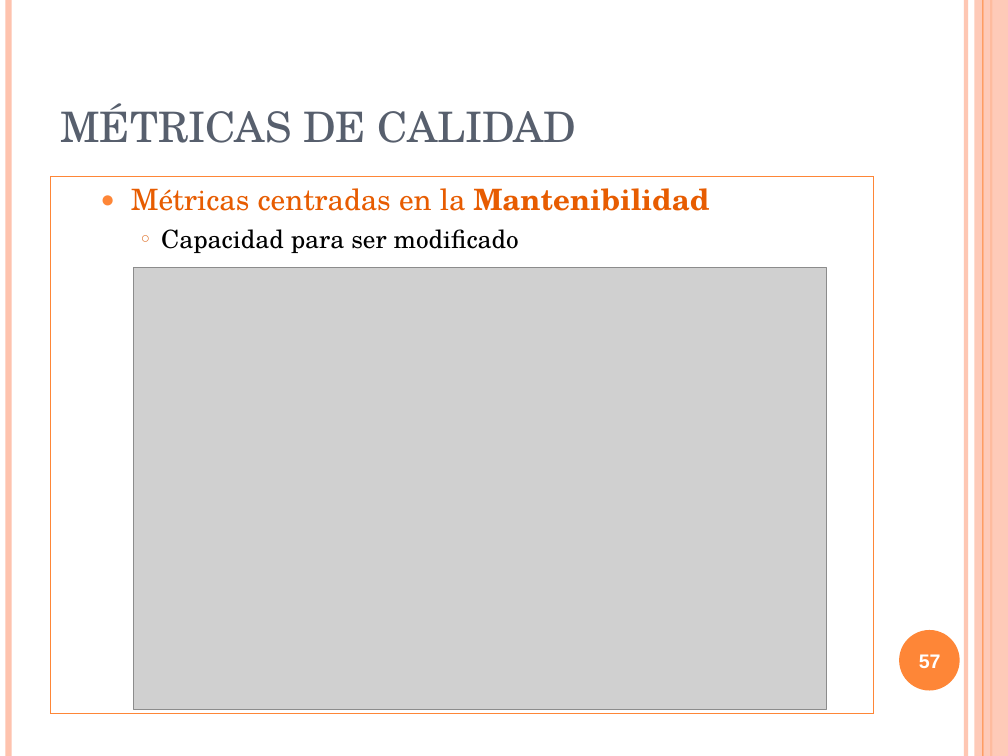
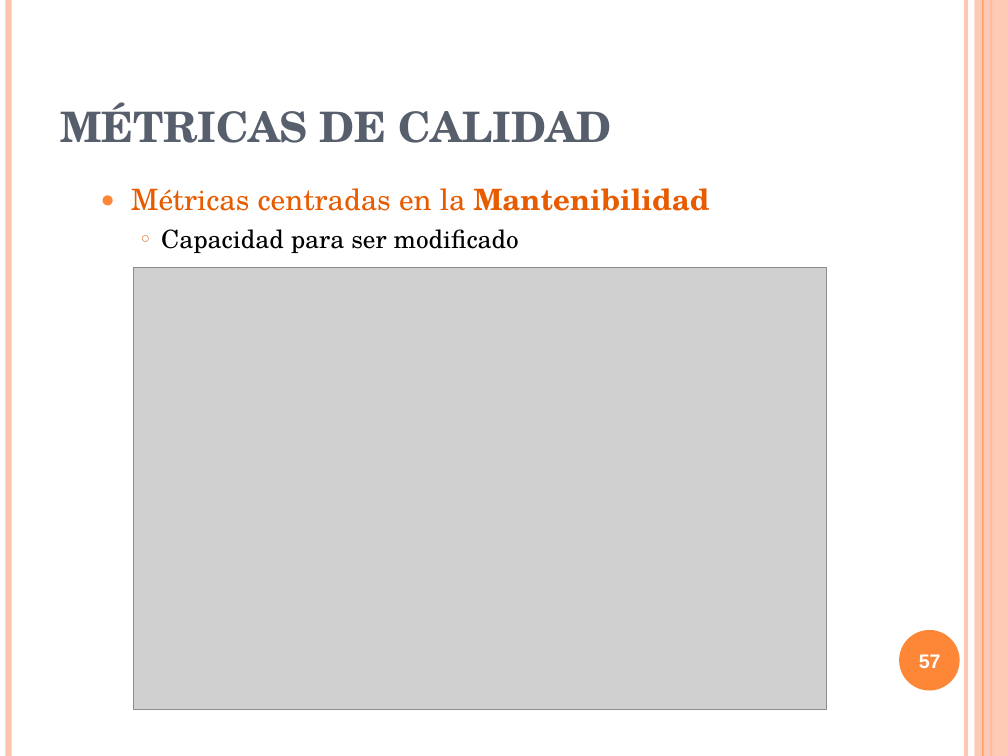
Before and after one commit to txedo/isi-auditoria, a slide deck: slide 57 of calidad/Trabajo/presentacion/presentacionCalidad.ppt. Drawn at 1008x756 pixels with LibreOffice and Linux fonts; fonts in the diff are those of the drawing; grey boxes stand for pictures. Boxes give left, top, right and bottom in pixels: in the first picture for what was removed or moved away, otherwise in the second. Text is boxed around its words. In the diff, an @@ line names an element or a change of style, - is before the commit and + after.

```diff
--- a/calidad/Trabajo/presentacion/presentacionCalidad.ppt
+++ b/calidad/Trabajo/presentacion/presentacionCalidad.ppt
@@ title "MÉTRICAS DE CALIDAD" at [60, 102, 612, 143]: bold on @@
@@ rectangle "Métricas centradas en la Mantenibilidad" at [50, 176, 874, 714]: outline #FE8637 0.74 pt to #FFFFFF 0.74 pt @@
```
Also in this commit, not shown: 15 other slides changed, 1 other file.
